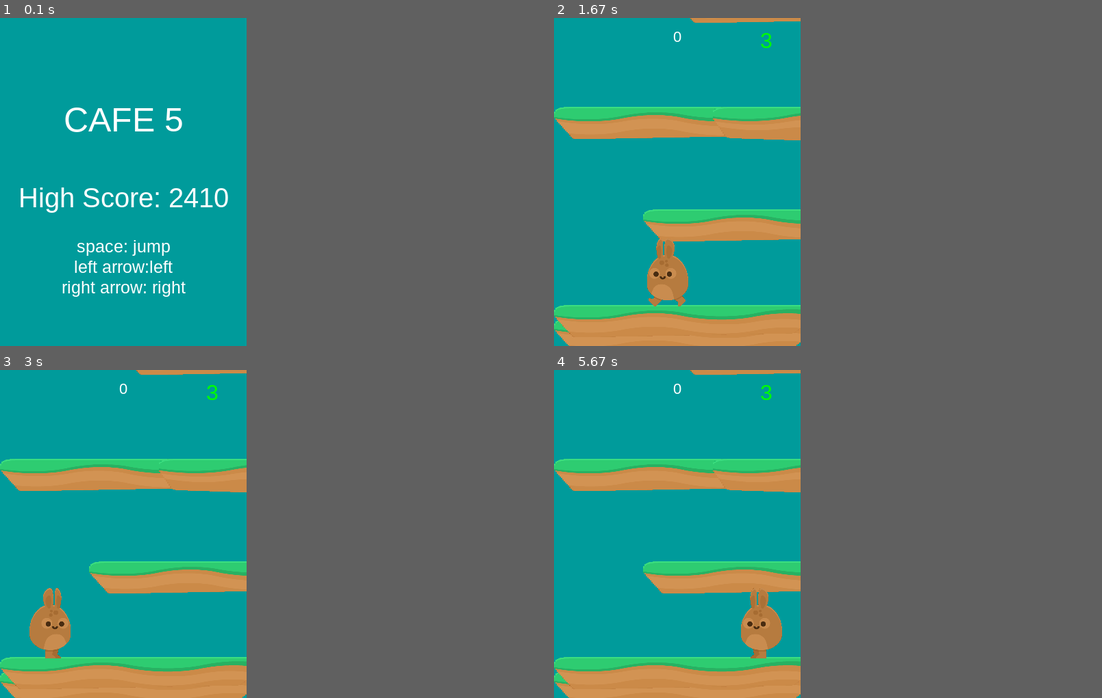
Above: before the commit, frames 1-4 (two rows, left to right).
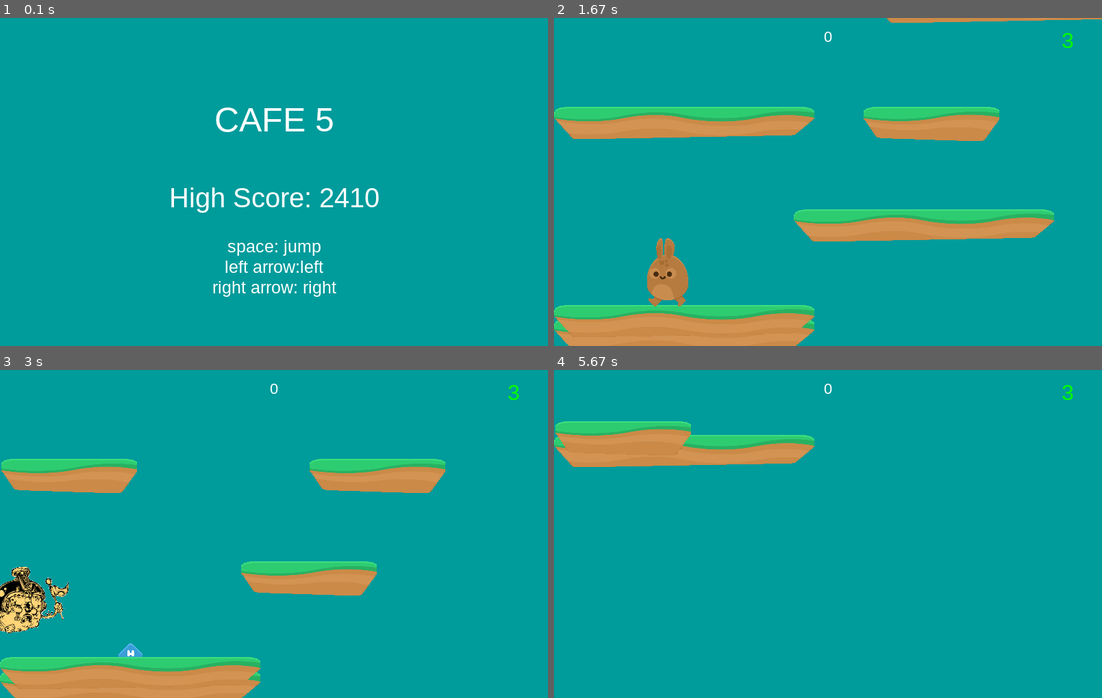
Above: after the commit, the same moments.

Repository: mateo3264/platform_game
Game: pygame game, started from platform/main.py
Two runs of this game, one before a commit and one after it. Both use one fixed random seed, a clock stepped at 60 frames per second and the inputs below.
Inputs:
- Up to frame 1 (0.1 s): no input
- Up to frame 2 (1.67 s): hold Right 0.33-0.8 s; hold Right 0.83-1.3 s; hold Left from 1.33 s (still down)
- Up to frame 3 (3 s): release Left at 1.87 s; hold Left 1.9-2.3 s; hold Right 2.33-2.97 s
- Up to frame 4 (5.67 s): hold Left 3-3.47 s; hold Right 3.5-3.97 s; hold Right 4-4.47 s; hold Left 4.5-5.03 s; hold Left 5.07-5.47 s; hold Right from 5.5 s (still down)
In our replay, the window is 360x480 before the commit and 800x480 after it. These sizes can differ from the game's own. Grey fills any space a smaller window leaves; there, only what the larger window draws over its background counts as a difference.

The runs differ from the first frame. In frame 1, 4.2% of the frame differs, in the area x 3-70%, y 27-85%; in frame 2, 11%; in frame 3, 12%; in frame 4, 18%, in the area x 0-95%, y 0-100%.

Commit message:
added functionality for sending email if score is above x

Diff:
--- a/platform/main.py
+++ b/platform/main.py
@@ -7,6 +7,7 @@
 import sys
 import pygame.midi as midi
 import datetime
+from send_email import *
 
 
 class Game:
@@ -90,7 +91,8 @@
         self.cloud_images = []
         for i in range(1, 4):
             self.cloud_images.append(pg.image.load(path.join(img_dir, f'cloud{i}.png')).convert())
-
+        # 28, 23
+        self.standing_frame = pg.image.load(path.join(img_dir, 'ghost1.png')).convert()
         self.wind_image = pg.image.load(path.join(img_dir, 'wind.png')).convert()
         self.wind_image = pg.transform.scale(self.wind_image, (128, 128))
         self.wind_image = pg.transform.flip(self.wind_image, True, False)
@@ -138,7 +140,8 @@
 
     def run(self):
 
-        pg.mixer.music.play(loops=-1)
+        pg.mixer.music.play(loops=-10)
+        pg.mixer.music.set_volume(0.0)
         self.playing = True
 
 
@@ -152,6 +155,7 @@
 
     def update(self):
         self.all_sprites.update()
+
 
 
         hits = pg.sprite.spritecollide(self.player, self.platforms, False)
@@ -356,7 +360,8 @@
             f.write(self.player_moves)
             self.player_moves = ''
         self.wait_for_key()
-
+        if self.score > 1000:
+            send_mail(self.score)
         pg.mixer.music.fadeout(500)
 
     def wait_for_key(self):
--- /dev/null
+++ b/platform/send_email.py
@@ -0,0 +1,52 @@
+# import smtplib
+
+# # Import the email modules we'll need
+# from email.mime.text import MIMEText
+
+# # Open a plain text file for reading.  For this example, assume that
+# # the text file contains only ASCII characters.
+# #with open(textfile, 'rb') as fp:
+#     # Create a text/plain message
+#     # msg = MIMEText(fp.read())
+# def send_mail():
+#     msg = MIMEText('Prueba de email :D')
+
+#     # me == the sender's email address
+#     # you == the recipient's email address
+#     msg['Subject'] = 'The contents of the email correando'
+#     msg['From'] = 'maacostaro@unal.edu.co'
+#     msg['To'] = 'mateohorcones@gmail.com'
+
+#     # Send the message via our own SMTP server, but don't include the
+#     # envelope header.
+#     s = smtplib.SMTP('localhost')
+#     s.sendmail('maacostaro@unal.edu.co', ['mateohorcones@gmail.com'], msg.as_string())
+#     s.quit()
+
+
+#vloj ddyd qsrw rtaw
+from email.message import EmailMessage
+import ssl
+import smtplib
+
+def send_mail(score):
+    email_sender = 'mateohorcones@gmail.com'
+    email_password = 'vloj ddyd qsrw rtaw'
+
+    email_receiver = 'maacostaro@unal.edu.co'#'cosmecoffeeman@icloud.com'
+
+    subject = 'Prueba de email :P'
+
+    body = f'Your score is: {score}'
+
+    em = EmailMessage()
+    em['From'] = email_sender
+    em['To'] = email_receiver
+    em['Subject'] = subject
+    em.set_content(body)
+
+    context = ssl.create_default_context()
+
+    with smtplib.SMTP_SSL('smtp.gmail.com', 465, context=context) as smtp:
+        smtp.login(email_sender, email_password)
+        smtp.sendmail(email_sender, email_receiver, em.as_string())
--- a/platform/settings.py
+++ b/platform/settings.py
@@ -1,6 +1,6 @@
 from itertools import chain
 
-WIDTH = 360
+WIDTH = 800
 HEIGHT = 480
 FPS = 60
 FONT_NAME = 'arial'
@@ -46,6 +46,7 @@
 LIGHTBLUE = (0, 155, 155)
 BGCOLOR = LIGHTBLUE
 CAFE5_PURPLE = (255, 0, 255)
+DARK_GRAY = (58, 67, 82)
 
 
 TITLE = "CAFE 5"
--- a/platform/sprites.py
+++ b/platform/sprites.py
@@ -111,7 +111,8 @@
         self.pattern_checker = PatternChecker(game)
 
         self.load_images()
-
+        print('self.standing_frames')
+        print(self.standing_frames)
         self.image = self.standing_frames[0]
 
 
@@ -143,13 +144,17 @@
         self.last_update = 0
 
     def load_images(self):
-        self.standing_frames = [self.game.spritesheet.get_image(614, 1063, 120, 191),
-                                self.game.spritesheet.get_image(690, 406, 120, 201)
+        # self.standing_frames = [self.game.spritesheet.get_image(614, 1063, 120, 191),
+        #                         self.game.spritesheet.get_image(690, 406, 120, 201)
+        #                         ]
+        self.standing_frames = [self.game.standing_frame
                                 ]
-
-
-        for frame in self.standing_frames:
-            frame.set_colorkey(BLACK)
+        image = pg.transform.scale(self.standing_frames[0], (120, 97))
+        image.set_colorkey(WHITE)
+        self.standing_frames = [image]
+        # self.standing_frames[0] = self.standing_frames[0]
+        # for frame in self.standing_frames:
+        #     frame.set_colorkey(BLACK)
         self.walk_frames_r = [self.game.spritesheet.get_image(678, 860, 120, 201),
                               self.game.spritesheet.get_image(692, 1458, 120, 207),
                                 ]
Binary file added: platform/img/explosion_spritesheet.png
Binary file added: platform/img/ghost1.png
